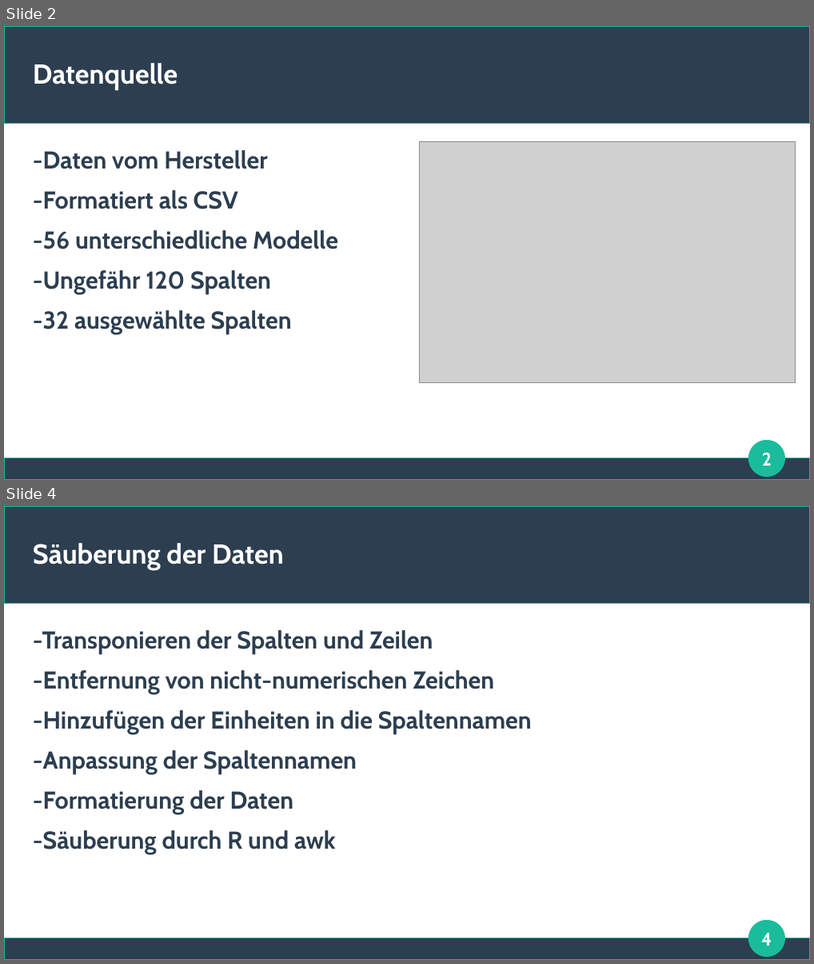
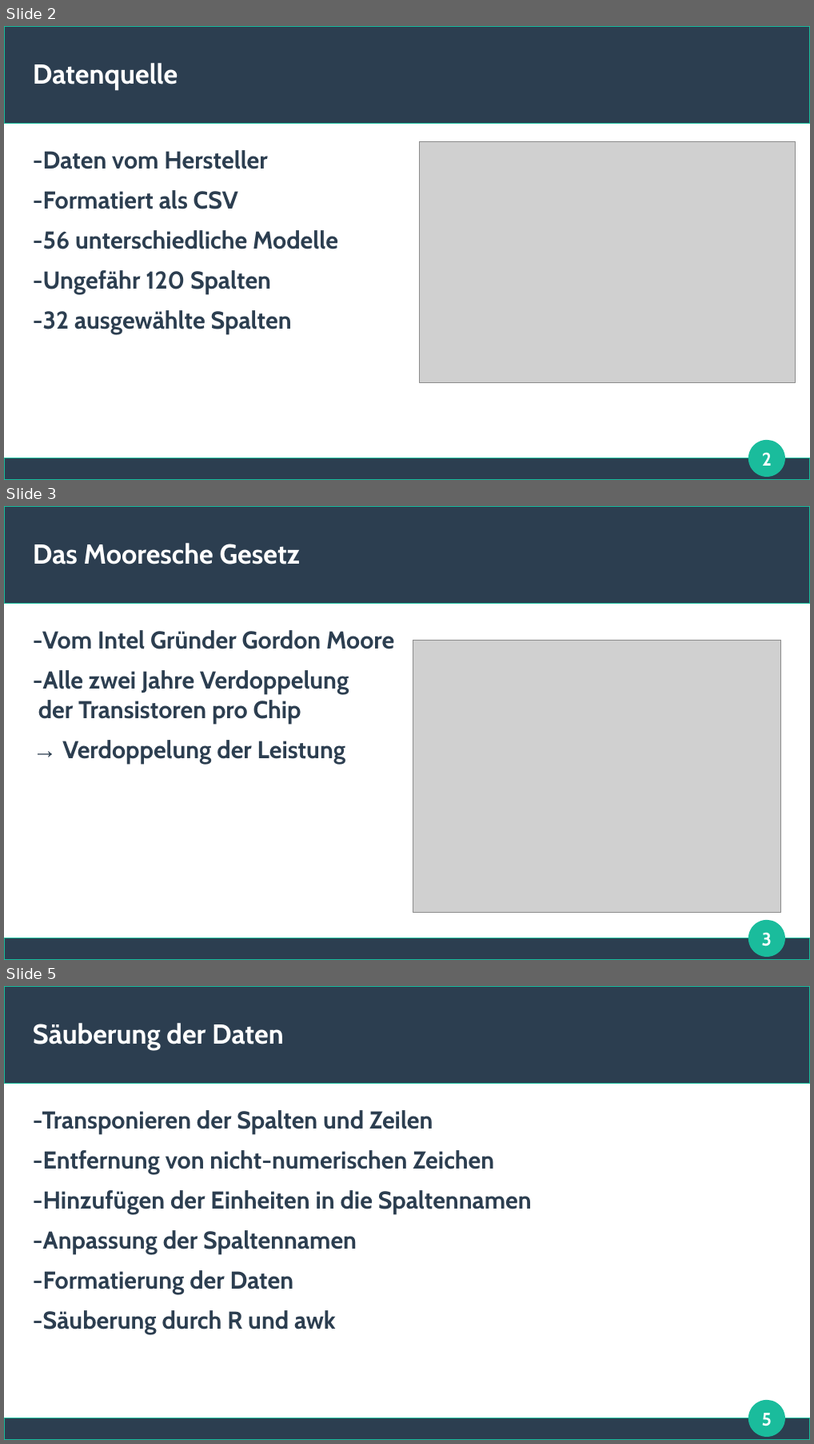
Before and after one commit to lamasmithueten/big_data_analytics, a slide deck: präsentation_izz_da__BIIIIIIIIIIIIIIIIIIIIIIIIIIRAAAAAAAAAAAAAAAAAAAAAAAAA.odp. Shown one above the other, each under a label of ours: slides 2 and 4 before the commit, slides 2, 3 and 5 after it; the slides between them are not shown. The pictures are 814x964 and 814x1444 pixels, drawn with LibreOffice and Linux fonts; fonts in the diff are those of the drawing; grey boxes stand for pictures. Boxes give left, top, right and bottom in pixels: in the first picture for what was removed or moved away, otherwise in the second. Text is boxed around its words. In the diff, an @@ line names an element or a change of style, - is before the commit and + after.

Commit message:
Mooresches Gesetz oder so

```diff
--- a/präsentation_izz_da__BIIIIIIIIIIIIIIIIIIIIIIIIIIRAAAAAAAAAAAAAAAAAAAAAAAAA.odp
+++ b/präsentation_izz_da__BIIIIIIIIIIIIIIIIIIIIIIIIIIRAAAAAAAAAAAAAAAAAAAAAAAAA.odp
@@ slide 3 added at (4, 506, 810, 960), background #FFFFFF; not listed: 3 template elements that a slide beside it also shows @@
@@ title added at (33, 543, 300, 564), 27 pt, text #FFFFFF, bold @@
+Das Mooresche Gesetz
@@ text added at (33, 630, 394, 764), 24 pt, text #2C3E50, bold @@
+-Vom Intel Gründer Gordon Moore
+-Alle zwei Jahre Verdoppelung
+der Transistoren pro Chip
+→ Verdoppelung der Leistung
@@ picture added at (414, 640, 782, 912) @@
@@ page number added at (762, 932, 772, 946), 18 pt, text #FFFFFF, bold @@
+3
@@ what was slide 4 is now slide 5 @@
@@ page number at (762, 1412, 772, 1426): text changed @@
-4
+5
```
Also in this commit, not shown: 3 slides changed.
